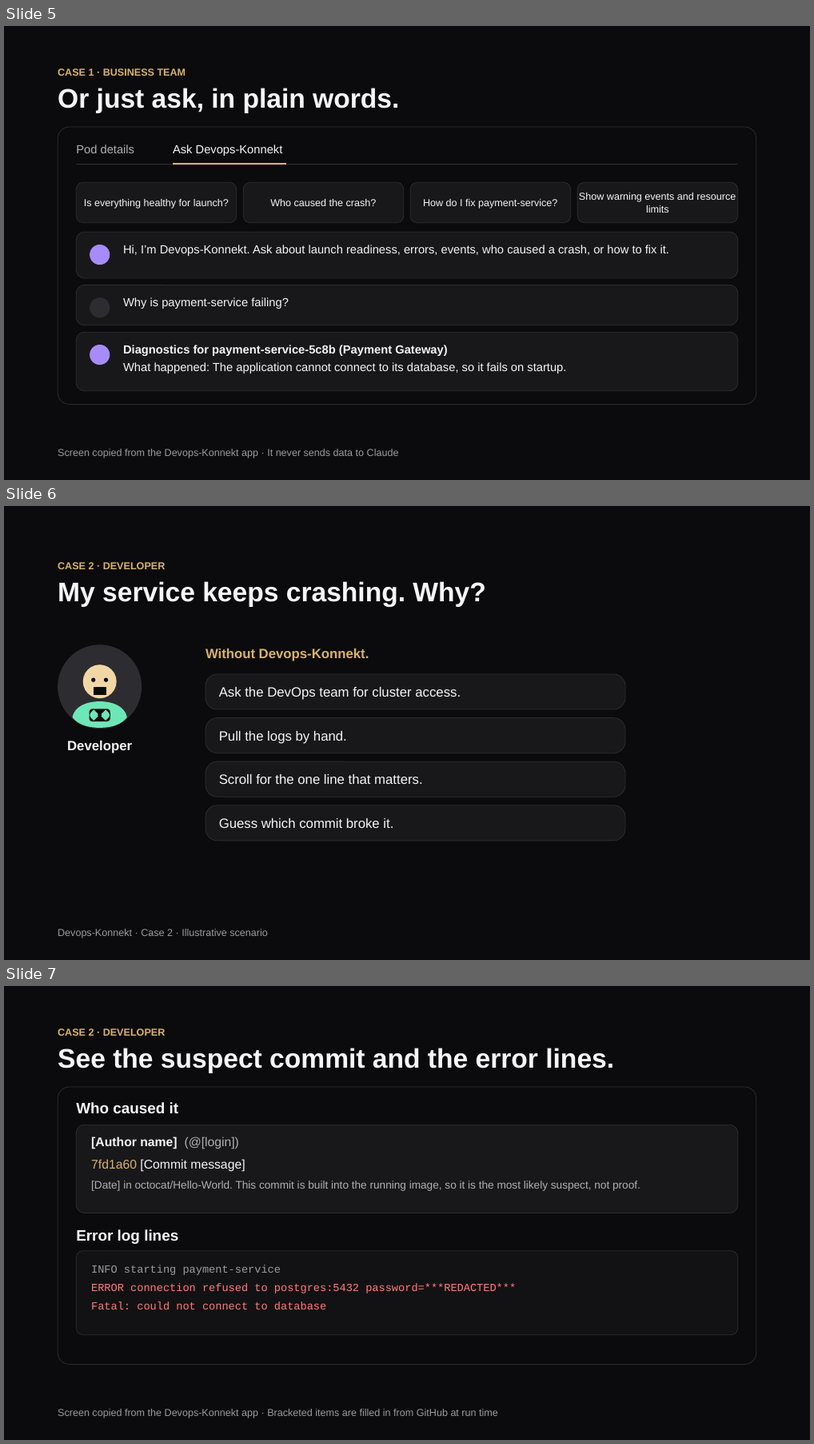
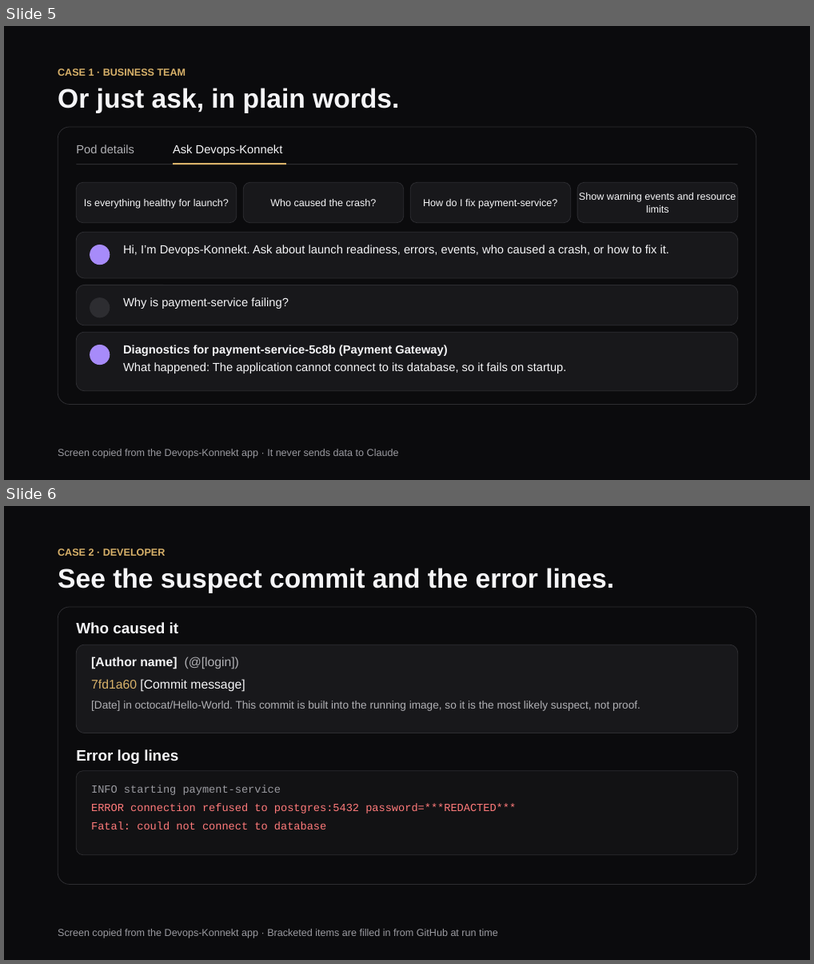
Before and after one commit to sonalsasidharan/opsbuddy, a slide deck: Devops-Konnekt-use-cases.pptx. Shown one above the other, each under a label of ours: slides 5, 6 and 7 before the commit, slides 5 and 6 after it. The pictures are 814x1444 and 814x964 pixels, drawn with LibreOffice and Linux fonts; fonts in the diff are those of the drawing. Boxes give left, top, right and bottom in pixels: in the first picture for what was removed or moved away, otherwise in the second. Text is boxed around its words. In the diff, an @@ line names an element or a change of style, - is before the commit and + after.

```diff
--- a/Devops-Konnekt-use-cases.pptx
+++ b/Devops-Konnekt-use-cases.pptx
@@ slide 6 removed at [4,506,810,960], background #0B0B0D @@
@@ text removed at [58,562,166,569] @@
-CASE 2 · DEVELOPER
@@ text removed at [58,581,486,607] @@
-My service keeps crashing. Why?
@@ ellipse removed at [58,644,142,728] @@
@@ text removed at [206,648,370,661] @@
-Without Devops-Konnekt.
@@ ellipse removed at [83,664,117,698] @@
@@ ellipse removed at [91,678,95,682] @@
@@ freeform shape removed at [94,691,106,691] @@
@@ ellipse removed at [104,678,108,682] @@
@@ rounded rectangle removed at [206,674,626,709] @@
@@ text removed at [219,687,461,700] @@
-Ask the DevOps team for cluster access.
@@ freeform shape removed at [72,701,127,728] @@
@@ rounded rectangle removed at [90,708,110,721] @@
@@ freeform shape removed at [93,712,96,718] @@
@@ freeform shape removed at [103,712,106,718] @@
@@ rounded rectangle removed at [206,718,626,753] @@
@@ text removed at [67,740,132,753] @@
-Developer
@@ text removed at [219,731,347,744] @@
-Pull the logs by hand.
@@ rounded rectangle removed at [206,761,626,796] @@
@@ text removed at [219,774,422,784] @@
-Scroll for the one line that matters.
@@ rounded rectangle removed at [206,805,626,840] @@
@@ text removed at [219,818,394,828] @@
-Guess which commit broke it.
@@ text removed at [58,928,268,938] @@
-Devops-Konnekt · Case 2 · Illustrative scenario
@@ what was slide 7 is now slide 6 @@
```
Also in this commit, not shown: 3 slides added, 2 other slides removed.
